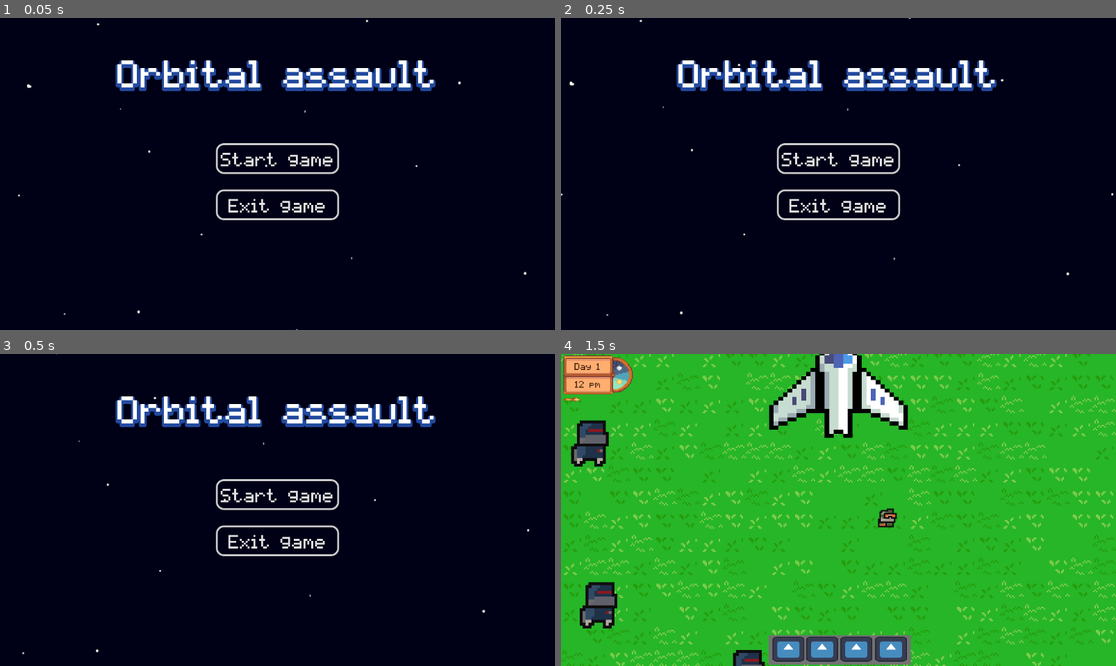
Above: before the commit, frames 1-4 (two rows, left to right).
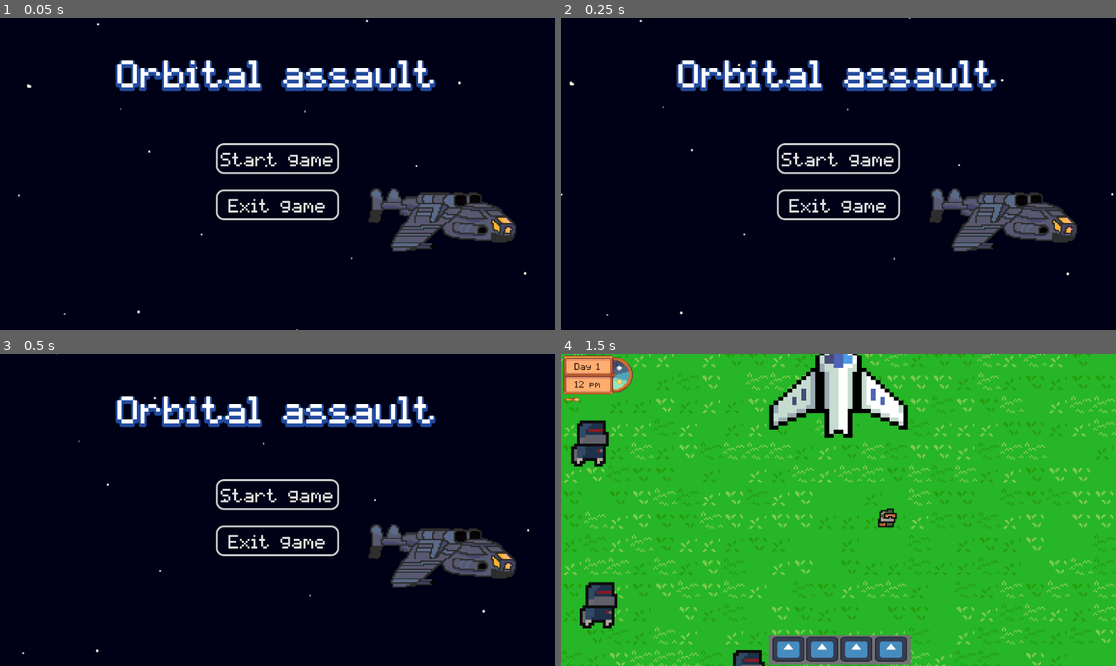
Above: after the commit, the same moments.

Repository: Theodenlll7/Orbital-deployment
Game: Godot game, scene res://main_menu/main_menu.tscn
Two runs of this game, one before a commit and one after it. Both use one fixed random seed, a clock stepped at 60 frames per second and the inputs below. This scene is started directly instead of the project's main scene. The engine's default icon, where the game draws it, is replaced by a stand-in: a white triangle on a blue panel in a dark square.
Inputs (mouse positions are in pixels of both pictures, inside the frame that each line leads up to):
- Up to frame 1 (0.05 s): no input
- Up to frame 2 (0.25 s): no input
- Up to frame 3 (0.5 s): no input
- Up to frame 4 (1.5 s): click "Start game" at 0.5 s; move the mouse to (960, 494) at 1.27 s; hold D (move_right) from 1.28 s (still down); tap Shift (dodge) at 1.35 s

The runs differ from the first frame. In frame 1, 3.2% of the frame differs, in the area x 66-93%, y 54-75%; in frame 2, 3.2%; in frame 3, 3.2%; in frame 4, nothing differs.
Error in both runs: Invalid access to property or key 'global_position' on a base object of type 'null instance'. (res://interaction/interactionManager.gd:35)

Commit message:
Continued work on the menu and changed name on the project

Diff:
--- /dev/null
+++ b/main_menu/drop_ship_main_menu_texture.gd
@@ -0,0 +1,11 @@
+extends TextureRect
+
+
+# Called when the node enters the scene tree for the first time.
+func _ready() -> void:
+	pass # Replace with function body.
+
+
+# Called every frame. 'delta' is the elapsed time since the previous frame.
+func _process(delta: float) -> void:
+	pass
--- a/main_menu/main_menu.tscn
+++ b/main_menu/main_menu.tscn
@@ -1,9 +1,11 @@
-[gd_scene load_steps=8 format=3 uid="uid://dxk7c6wikv43p"]
+[gd_scene load_steps=10 format=3 uid="uid://dxk7c6wikv43p"]
 
 [ext_resource type="Script" path="res://main_menu/main_menu.gd" id="1_sgu6m"]
 [ext_resource type="Texture2D" uid="uid://5mo2p51wsuay" path="res://assets/Backgrounds/space.png" id="1_w5je3"]
 [ext_resource type="Shader" path="res://main_menu/main_menu_scroll.gdshader" id="2_ot4nc"]
 [ext_resource type="FontFile" uid="uid://dkg32o3qfh2n7" path="res://assets/Fonts/pixelmix.ttf" id="2_t4ix4"]
+[ext_resource type="Texture2D" uid="uid://ckvltbyqf3xwo" path="res://assets/Sprites/drop_ship/drop_ship_large.png" id="5_h2a75"]
+[ext_resource type="Script" path="res://main_menu/drop_ship_main_menu_texture.gd" id="6_g3xgq"]
 
 [sub_resource type="ShaderMaterial" id="ShaderMaterial_7cjl6"]
 shader = ExtResource("2_ot4nc")
@@ -112,3 +114,13 @@
 theme_override_styles/hover = SubResource("StyleBoxFlat_8ioed")
 theme_override_styles/normal = SubResource("StyleBoxFlat_1p2d2")
 text = "Exit game"
+
+[node name="TextureRect" type="TextureRect" parent="."]
+layout_mode = 0
+offset_left = 747.0
+offset_top = 247.0
+offset_right = 1089.0
+offset_bottom = 561.0
+texture = ExtResource("5_h2a75")
+flip_h = true
+script = ExtResource("6_g3xgq")
--- a/project.godot
+++ b/project.godot
@@ -10,7 +10,7 @@
 
 [application]
 
-config/name="Test"
+config/name="Orbital deployment"
 run/main_scene="res://scenes/world.tscn"
 config/features=PackedStringArray("4.3", "Forward Plus")
 config/icon="res://assets/Icons/icon.svg"
Binary file added: assets/Sprites/drop_ship/drop_ship_large.png
Not shown, added: assets/Sprites/drop_ship/drop_ship_large.png.import
